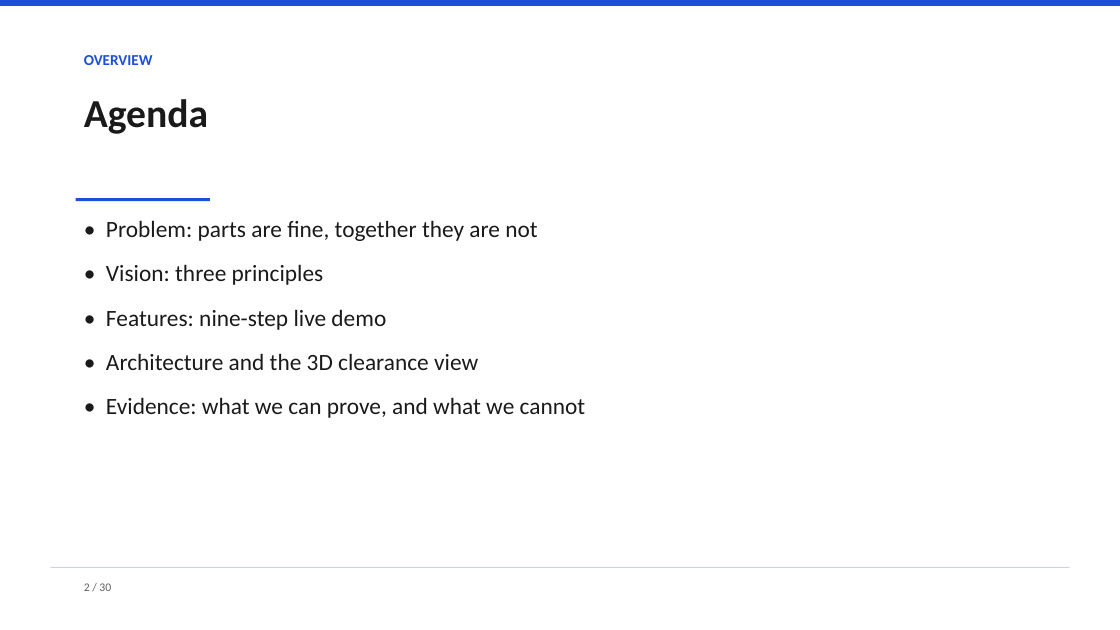
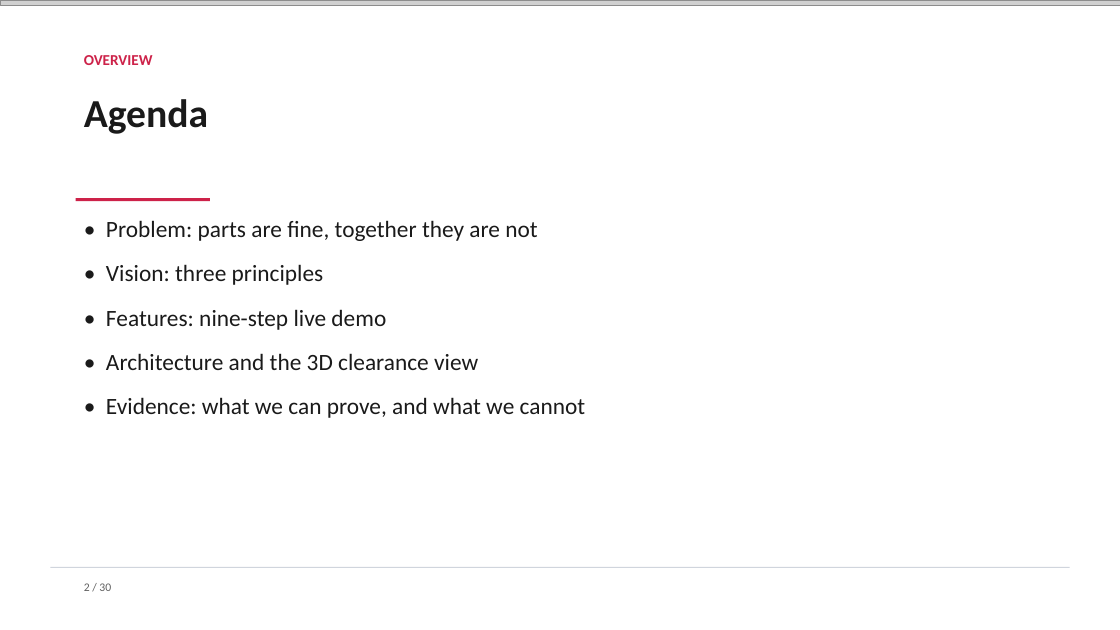
Before and after one commit to pc-buildmate/pcbuildmate, a slide deck: slide 2 of materials/source/Defense_Deck.pptx. Drawn at 1120x630 pixels with LibreOffice and Linux fonts; fonts in the diff are those of the drawing; grey boxes stand for pictures. Boxes give left, top, right and bottom in pixels: in the first picture for what was removed or moved away, otherwise in the second. Text is boxed around its words. In the diff, an @@ line names an element or a change of style, - is before the commit and + after.

```diff
--- a/materials/source/Defense_Deck.pptx
+++ b/materials/source/Defense_Deck.pptx
@@ rectangle removed at (0,0,1120,6) @@
@@ picture added at (0,0,1120,6) @@
@@ text "OVERVIEW" at (84,55,153,65): text colour #1F4ED8 to #CD2249 @@
@@ rectangle at (76,198,210,202): fill #1F4ED8 to #CD2249 @@
```
Also in this commit, not shown: 29 other slides changed.
